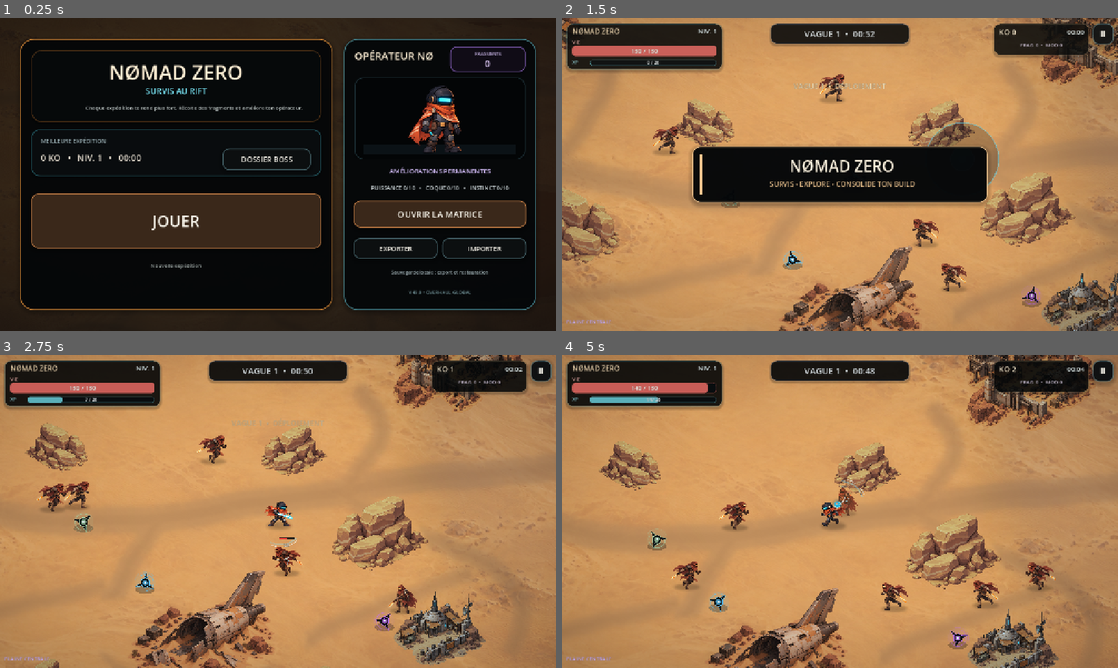
Above: before the commit, frames 1-4 (two rows, left to right).
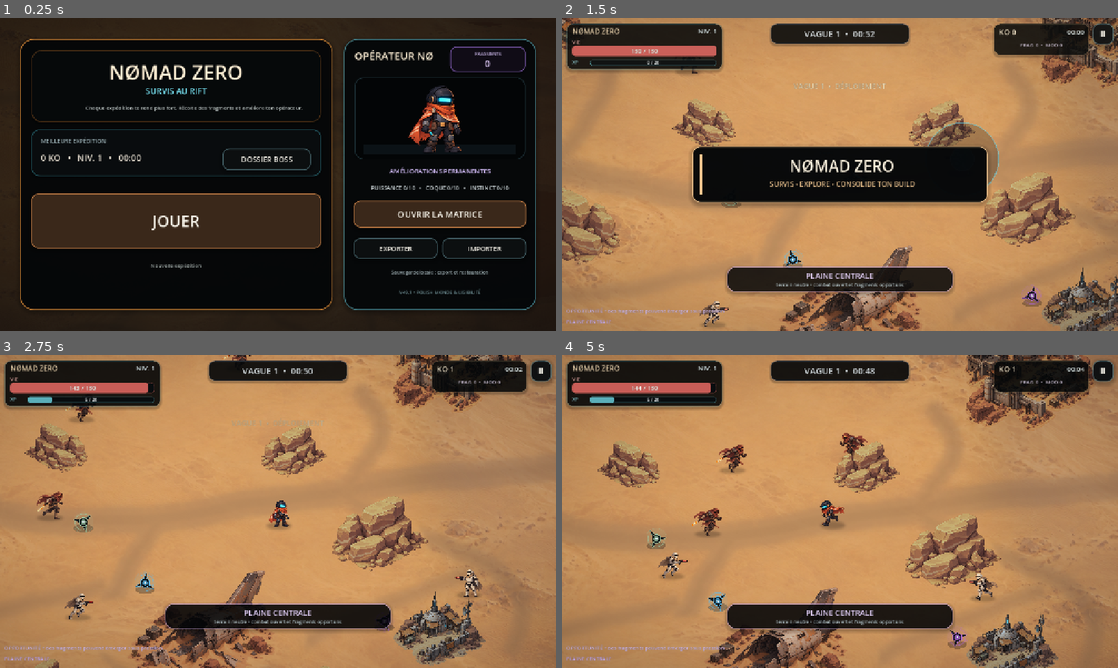
Above: after the commit, the same moments.

Repository: Zorvax-Dev/Nomad-Zero-Dev
Game: Godot game, scene res://Main.tscn
The game is run twice, just before and just after one commit, with the same random seed, the same clock (stepped at 60 frames per second) and the same inputs.
Inputs (mouse positions are in pixels of both pictures, inside the frame that each line leads up to):
- Up to frame 1 (0.25 s): no input
- Up to frame 2 (1.5 s): click "JOUER" at 0.5 s; move the mouse to (962, 158) at 1.27 s; hold D (move_right) from 1.28 s (still down); tap Shift (dash) at 1.35 s; click (962, 158) at 1.42 s
- Up to frame 3 (2.75 s): release D (move_right) at 2 s; drag from (166, 527) to (250, 574) at 2.02 s
- Up to frame 4 (5 s): move the mouse to (895, 442) at 2.77 s; hold D (move_right) 2.78-3.5 s; tap R (surge) at 2.85 s; click (895, 442) at 2.92 s; drag from (812, 574) to (673, 464) at 3.52 s; move the mouse to (1006, 558) at 4.27 s; hold A (move_left) from 4.28 s (still down); tap Q at 4.35 s; click (1006, 558) at 4.42 s

The runs differ from the first frame. In frame 1, less than 0.1% of the frame differs, in the area x 71-87%, y 86-89%; in frame 2, 7.1%; in frame 3, 7.1%; in frame 4, 11%, in the area x 0-99%, y 0-100%.

Commit message:
V49.1: improve zone identity and enemy spawn readability

Diff:
--- a/scripts/main.gd
+++ b/scripts/main.gd
@@ -61,8 +61,8 @@
 const SAVE_VERSION: int = 9
 const RUN_SAVE_VERSION: int = 1
 const AUTOSAVE_INTERVAL: float = 12.0
-const APP_VERSION: String = "49.0.0"
-const BUILD_NAME: String = "V49.0 • OVERHAUL GLOBAL"
+const APP_VERSION: String = "49.1.0"
+const BUILD_NAME: String = "V49.1 • POLISH MONDE & LISIBILITÉ"
 const BOSS_CUTOUT: Shader = preload("res://assets/bosses/boss_cutout.gdshader")
 const BOSS_TEXTURES: Dictionary = {
 	"sentinel": preload("res://assets/bosses/sentinel_idle.png"),
@@ -315,7 +315,10 @@
 var overdrive_bar: ProgressBar
 var overdrive_label: Label
 var fragment_label: Label
+var zone_banner_panel: Panel
 var zone_banner_label: Label
+var zone_banner_subtitle_label: Label
+var zone_mood_overlay: ColorRect
 var rift_overlay: ColorRect
 const MAX_ACTIVE_ENEMIES: int = 18
 const MAX_ACTIVE_PROJECTILES: int = 40
@@ -874,6 +877,16 @@
 	danger_label.position = Vector2(edge, space.y - 58.0)
 	danger_label.size = Vector2(minf(360.0, space.x * 0.34), 24.0)
 	danger_label.add_theme_font_size_override("font_size", maxi(12, ceili(9.5 / scale_value)))
+	if zone_banner_panel != null:
+		var banner_width: float = minf(520.0, maxf(260.0, space.x * 0.42))
+		zone_banner_panel.position = Vector2((space.x - banner_width) * 0.5, space.y - 148.0)
+		zone_banner_panel.size = Vector2(banner_width, 58.0)
+		zone_banner_label.position = Vector2(18.0, 8.0)
+		zone_banner_label.size = Vector2(banner_width - 36.0, 26.0)
+		zone_banner_label.add_theme_font_size_override("font_size", 16 if banner_width < 340.0 else 18)
+		zone_banner_subtitle_label.position = Vector2(18.0, 34.0)
+		zone_banner_subtitle_label.size = Vector2(banner_width - 36.0, 16.0)
+		zone_banner_subtitle_label.add_theme_font_size_override("font_size", 10 if banner_width < 340.0 else 11)
 	if threat_label != null:
 		var threat_width: float = minf(400.0, maxf(220.0, space.x * 0.34))
 		threat_label.position = Vector2((space.x - threat_width) * 0.5, space.y - 86.0)
@@ -1378,6 +1391,14 @@
 	hud.add_child(grade)
 	full_bleed_controls.append(grade)
 
+	zone_mood_overlay = ColorRect.new()
+	zone_mood_overlay.position = Vector2.ZERO
+	zone_mood_overlay.size = VIEW
+	zone_mood_overlay.color = Color(0.0, 0.0, 0.0, 0.0)
+	zone_mood_overlay.mouse_filter = Control.MOUSE_FILTER_IGNORE
+	hud.add_child(zone_mood_overlay)
+	full_bleed_controls.append(zone_mood_overlay)
+
 	hud_status = Panel.new()
 	hud_status.mouse_filter = Control.MOUSE_FILTER_IGNORE
 	hud_status.add_theme_stylebox_override("panel", _style_panel(Color(0.016, 0.025, 0.031, 0.86), Color(0.31, 0.53, 0.56, 0.28), 15, 4))
@@ -1460,6 +1481,17 @@
 	danger_label.visible = false
 	hud.add_child(danger_label)
 
+	zone_banner_panel = Panel.new()
+	zone_banner_panel.mouse_filter = Control.MOUSE_FILTER_IGNORE
+	zone_banner_panel.visible = false
+	zone_banner_panel.modulate.a = 0.0
+	zone_banner_panel.add_theme_stylebox_override("panel", _style_panel(Color(0.014, 0.020, 0.028, 0.84), Color(0.75, 0.64, 0.45, 0.42), 18, 8))
+	hud.add_child(zone_banner_panel)
+	zone_banner_label = _make_label("", Vector2(18.0, 8.0), Vector2(484.0, 26.0), 18, Color("fff1d7"), HORIZONTAL_ALIGNMENT_CENTER)
+	zone_banner_panel.add_child(zone_banner_label)
+	zone_banner_subtitle_label = _make_label("", Vector2(18.0, 34.0), Vector2(484.0, 18.0), 11, Color("b7c7cb"), HORIZONTAL_ALIGNMENT_CENTER)
+	zone_banner_panel.add_child(zone_banner_subtitle_label)
+
 	# Les compétences tactiles restent retirées : le bas droit appartient au mouvement.
 	hud_pause_button = _make_button("Ⅱ", Vector2(1212.0, 12.0), Vector2(54.0, 50.0), false)
 	hud_pause_button.add_theme_font_size_override("font_size", 20)
@@ -1481,7 +1513,6 @@
 	hud.add_child(rift_overlay)
 	hud.move_child(rift_overlay, 0)
 	full_bleed_controls.append(rift_overlay)
-	zone_banner_label = null
 
 	joystick = JoystickScript.new() as NomadVirtualJoystick
 	joystick.position = Vector2.ZERO
@@ -2598,6 +2629,49 @@
 		_:
 			return Color(0.78, 0.80, 0.82)
 
+func _zone_mood_color(zone: String) -> Color:
+	match zone:
+		"CAMP NOMADE": return Color(0.30, 0.44, 0.34, 0.060)
+		"ÉPAVE DU PÈLERIN": return Color(0.48, 0.33, 0.16, 0.056)
+		"AVANT-POSTE": return Color(0.38, 0.30, 0.14, 0.048)
+		"RAFFINERIE": return Color(0.16, 0.33, 0.40, 0.058)
+		"PLAINE CENTRALE": return Color(0.26, 0.20, 0.34, 0.050)
+		"CANYON DES ÉCHOS": return Color(0.45, 0.24, 0.18, 0.060)
+		"CIMETIÈRE D’ÉPAVES": return Color(0.20, 0.24, 0.28, 0.072)
+		_: return Color(0.0, 0.0, 0.0, 0.0)
+
+func _zone_banner_subtitle(zone: String) -> String:
+	match zone:
+		"CAMP NOMADE": return "zone de répit • soins légers et récupération"
+		"ÉPAVE DU PÈLERIN": return "carcasse fracturée • couloirs de chasse et embuscades"
+		"AVANT-POSTE": return "lignes de tir courtes • pression frontale"
+		"RAFFINERIE": return "secteur industriel • feu nourri et silhouettes lourdes"
+		"PLAINE CENTRALE": return "terrain neutre • combat ouvert et fragments opportuns"
+		"CANYON DES ÉCHOS": return "goulet minéral • visée longue et traversées serrées"
+		"CIMETIÈRE D’ÉPAVES": return "acier brisé • hostiles mécaniques et lecture plus dense"
+		_: return ""
+
+func _zone_hint_text(zone: String) -> String:
+	match zone:
+		"CAMP NOMADE": return "APPUI LOCAL • le camp te soigne si la pression reste faible"
+		"ÉPAVE DU PÈLERIN": return "CONSEIL • garde du recul, les approches se ferment vite"
+		"AVANT-POSTE": return "CONSEIL • coupe les angles pour casser les lignes de tir"
+		"RAFFINERIE": return "ALERTE • présence accrue de profils lourds et suppressifs"
+		"PLAINE CENTRALE": return "OPPORTUNITÉ • des fragments peuvent émerger sous pression"
+		"CANYON DES ÉCHOS": return "ALERTE • visibilité longue, attention aux percées à distance"
+		"CIMETIÈRE D’ÉPAVES": return "ALERTE • le secteur concentre drones, tourelles et automates"
+		_: return ""
+
+func _show_zone_banner(zone: String) -> void:
+	if zone_banner_panel == null or zone_banner_label == null or zone_banner_subtitle_label == null or zone.is_empty():
+		return
+	zone_banner_panel.visible = true
+	zone_banner_label.text = zone
+	zone_banner_label.add_theme_color_override("font_color", _zone_color(zone).lightened(0.40))
+	zone_banner_subtitle_label.text = _zone_banner_subtitle(zone)
+	var accent: Color = _zone_color(zone)
+	zone_banner_panel.add_theme_stylebox_override("panel", _style_panel(Color(0.014, 0.020, 0.028, 0.84), Color(accent.r, accent.g, accent.b, 0.46), 18, 8))
+
 func _build_zone_objective_markers() -> void:
 	# Le marqueur de monde ne sert plus qu’aux événements du Rift.
 	mission_markers.clear()
@@ -2623,6 +2697,8 @@
 func _on_zone_changed(zone: String) -> void:
 	active_zone_name = zone
 	zone_stay_timer = 0.0
+	zone_banner_timer = 3.2
+	_show_zone_banner(zone)
 	match zone:
 		"CAMP NOMADE":
 			camp_support_timer = minf(camp_support_timer, 1.2)
@@ -2663,12 +2739,15 @@
 func _update_zone_status_text(zone: String) -> void:
 	if danger_label == null:
 		return
-	# V44.45 : la doctrine de zone n'occupe plus le HUD en permanence.
-	# Seul un événement actif mérite une seconde ligne d'information.
 	if dynamic_event_active:
 		danger_label.visible = true
 		danger_label.text = _dynamic_event_hud_text()
 		danger_label.add_theme_color_override("font_color", Color("d8b5ff"))
+	elif zone_stay_timer <= 5.0:
+		var hint: String = _zone_hint_text(zone)
+		danger_label.visible = not hint.is_empty()
+		danger_label.text = hint
+		danger_label.add_theme_color_override("font_color", _zone_color(zone).lightened(0.22))
 	else:
 		danger_label.visible = false
 		danger_label.text = ""
@@ -2812,6 +2891,50 @@
 	_show_toast("VAGUE %d  •  %s" % [wave_number, wave_message] if not wave_message.is_empty() else "VAGUE %d  •  %d s" % [wave_number, roundi(wave_duration)])
 	if wave_number % 5 == 0:
 		call_deferred("_spawn_wave_boss")
+
+func _enemy_spawn_spacing(enemy_kind: String) -> float:
+	if enemy_kind in BOSS_KINDS:
+		return 220.0
+	if enemy_kind in MINIBOSS_KINDS:
+		return 156.0
+	match enemy_kind:
+		"heavy", "breaker", "veil_guardian", "scrap_automaton", "mobile_turret", "leviathan_grinder": return 112.0
+		"stalker", "echo_scout", "salvage_drone": return 74.0
+		"sniper", "suppressor", "veil_tech": return 88.0
+		_: return 82.0
+
+func _spawn_position_score(candidate: Vector2, spacing_radius: float) -> float:
+	var min_distance: float = 99999.0
+	var nearby_count: int = 0
+	for node: Node in enemies_root.get_children():
+		var other: NomadEnemy = node as NomadEnemy
+		if other == null or not other.active or other.is_queued_for_deletion():
+			continue
+		var distance: float = candidate.distance_to(other.global_position)
+		min_distance = minf(min_distance, distance)
+		if distance < spacing_radius * 1.18:
+			nearby_count += 1
+	if min_distance > 90000.0:
+		min_distance = spacing_radius * 2.1
+	var player_distance: float = candidate.distance_to(player.global_position)
+	var distance_score: float = clampf(player_distance, 420.0, 860.0) * 0.06
+	return min_distance - float(nearby_count) * 36.0 + distance_score
+
+func _find_spawn_position(enemy_kind: String, spawn_radius: float, clearance_radius: float, min_open_ratio: float, spawn_override: Variant = null) -> Vector2:
+	if typeof(spawn_override) == TYPE_VECTOR2:
+		var override_position: Vector2 = spawn_override
+		return world.nearest_open_area(override_position, spawn_radius, clearance_radius, min_open_ratio, 460.0 if enemy_kind in BOSS_KINDS else 360.0)
+	var best_position: Vector2 = world.random_open_far(player.global_position, 420.0, 820.0, rng, spawn_radius, clearance_radius, min_open_ratio)
+	var best_score: float = -INF
+	var spacing_radius: float = _enemy_spawn_spacing(enemy_kind)
+	var attempts: int = 12 if adaptive_quality != QUALITY_LOW else 8
+	for _i: int in range(attempts):
+		var candidate: Vector2 = world.random_open_far(player.global_position, 420.0, 820.0, rng, spawn_radius, clearance_radius, min_open_ratio)
+		var score: float = _spawn_position_score(candidate, spacing_radius)
+		if score > best_score:
+			best_score = score
+			best_position = candidate
+	return best_position
 
 func _spawn_enemy(force_kind: String = "", force_elite: bool = false, spawn_override: Variant = null, forced_affix: String = "") -> NomadEnemy:
 	if not is_instance_valid(player):
@@ -2977,11 +3100,7 @@
 		spawn_radius = 26.0
 		clearance_radius = 90.0
 		min_open_ratio = 0.68
-	if typeof(spawn_override) == TYPE_VECTOR2:
-		var override_position: Vector2 = spawn_override
-		enemy.global_position = world.nearest_open_area(override_position, spawn_radius, clearance_radius, min_open_ratio, 460.0 if enemy_kind in BOSS_KINDS else 360.0)
-	else:
-		enemy.global_position = world.random_open_far(player.global_position, 420.0, 820.0, rng, spawn_radius, clearance_radius, min_open_ratio)
+	enemy.global_position = _find_spawn_position(enemy_kind, spawn_radius, clearance_radius, min_open_ratio, spawn_override)
 	enemy.died.connect(_on_enemy_died)
 	enemy.request_shot.connect(_on_enemy_request_shot)
 	enemy.damaged.connect(_on_enemy_damaged)
@@ -5004,8 +5123,26 @@
 	_play_sfx(SFX_XP, -11.0, 1.16, 1.24)
 	_save_profile()
 
-func _update_zone_banner(_delta: float) -> void:
-	return
+func _update_zone_banner(delta: float) -> void:
+	if zone_mood_overlay != null:
+		var target_color: Color = _zone_mood_color(_player_zone())
+		if dynamic_event_active:
+			target_color = target_color.lerp(Color(0.44, 0.20, 0.58, 0.10), 0.55)
+		zone_mood_overlay.color = zone_mood_overlay.color.lerp(target_color, minf(1.0, delta * 2.4))
+	if zone_banner_panel == null:
+		return
+	if zone_banner_timer <= 0.0:
+		zone_banner_panel.modulate.a = move_toward(zone_banner_panel.modulate.a, 0.0, delta * 2.8)
+		if zone_banner_panel.modulate.a <= 0.01:
+			zone_banner_panel.visible = false
+		return
+	zone_banner_panel.visible = true
+	var alpha: float = 1.0
+	if zone_banner_timer > 2.4:
+		alpha = clampf((3.2 - zone_banner_timer) / 0.8, 0.0, 1.0)
+	elif zone_banner_timer < 0.55:
+		alpha = clampf(zone_banner_timer / 0.55, 0.0, 1.0)
+	zone_banner_panel.modulate.a = move_toward(zone_banner_panel.modulate.a, alpha, delta * 4.5)
 
 func _flash_rift_overlay(custom_color: Color = Color(0.52, 0.20, 0.82, 0.22)) -> void:
 	if rift_overlay == null:
